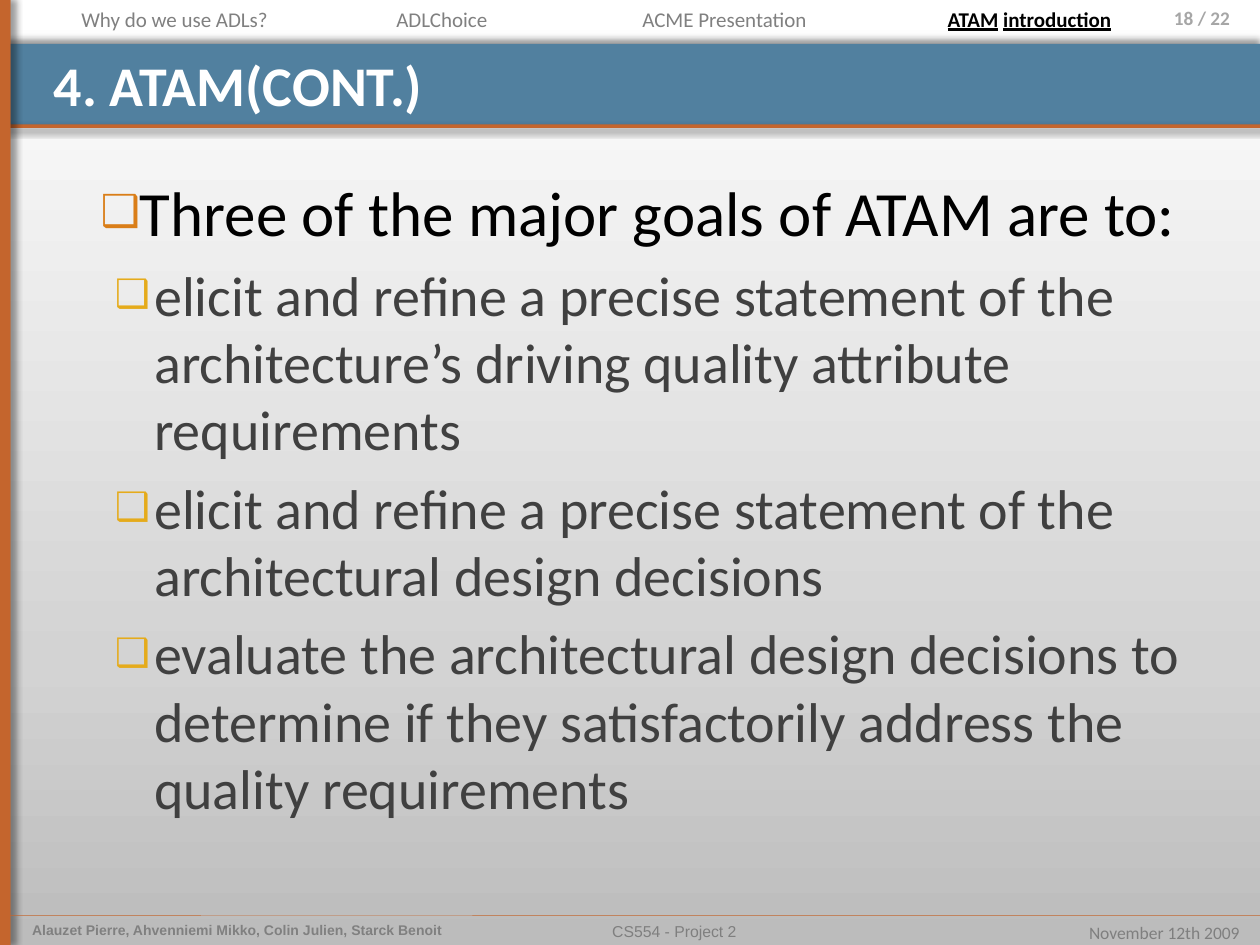
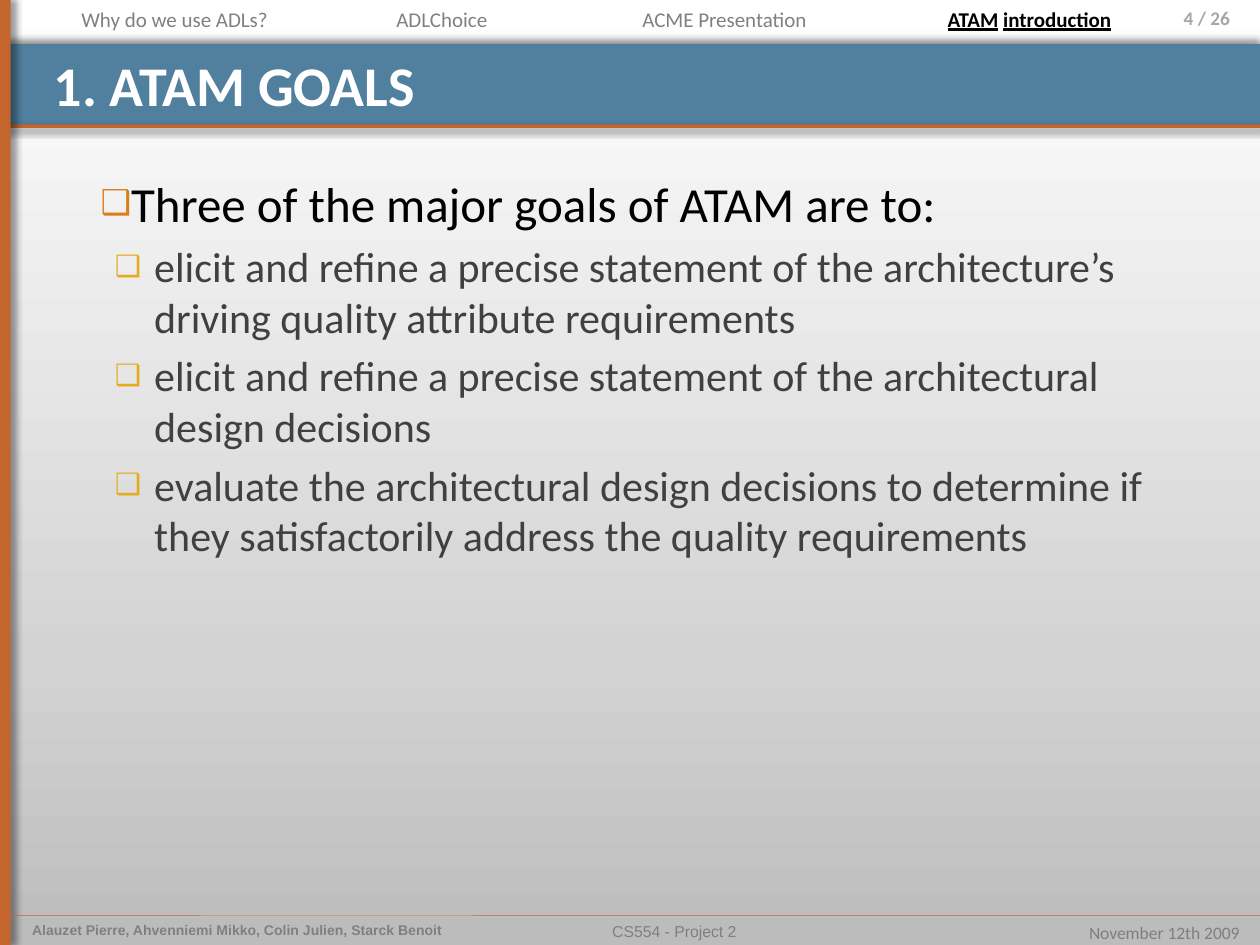
Before and after one commit to pierrealauzet/euroteam, a slide deck: slide 4 of Project 2/Part1/CS554_EuroTeam_Project2_OP4.pptx (slide 18 before the commit). Drawn at 1260x945 pixels with LibreOffice and Linux fonts; fonts in the diff are those of the drawing. Boxes give left, top, right and bottom in pixels: in the first picture for what was removed or moved away, otherwise in the second. Text is boxed around its words. In the diff, an @@ line names an element or a change of style, - is before the commit and + after.

```diff
--- a/Project 2/Part1/CS554_EuroTeam_Project2_OP4.pptx
+++ b/Project 2/Part1/CS554_EuroTeam_Project2_OP4.pptx
@@ page number at (x1=1184, y1=12, x2=1230, y2=25): text changed @@
-18 / 22
+4 / 26
@@ title at (x1=54, y1=69, x2=415, y2=107): text changed @@
-4. ATAM(CONT.)
+1. ATAM GOALS
@@ text "Three of the major goals ..." at (x1=131, y1=188, x2=1142, y2=558): size 36 to 28 pt in "Three of the major goals of ATAM ..."; size 32 to 24 pt in "elicit and refine a precise statement of ...", "elicit and refine a precise statement of ...", "evaluate the architectural design decisions to determine ..."; less space between paragraphs @@
```
Also in this commit, not shown: 7 other slides changed, 13 slides removed, 1 other file.
